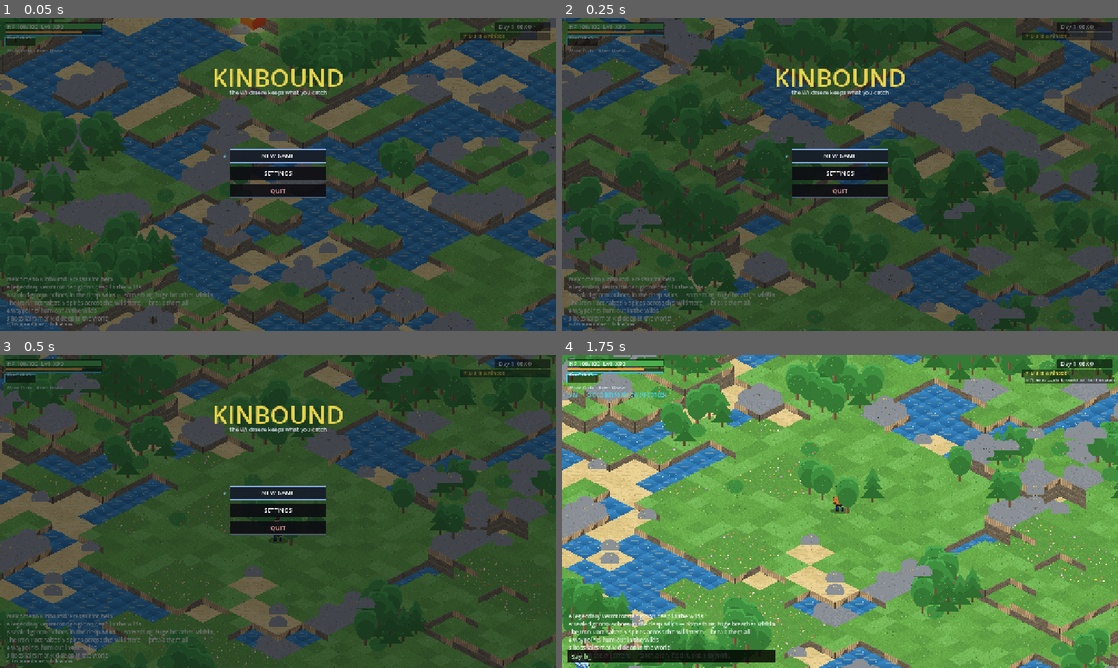
Above: before the commit, frames 1-4 (two rows, left to right).
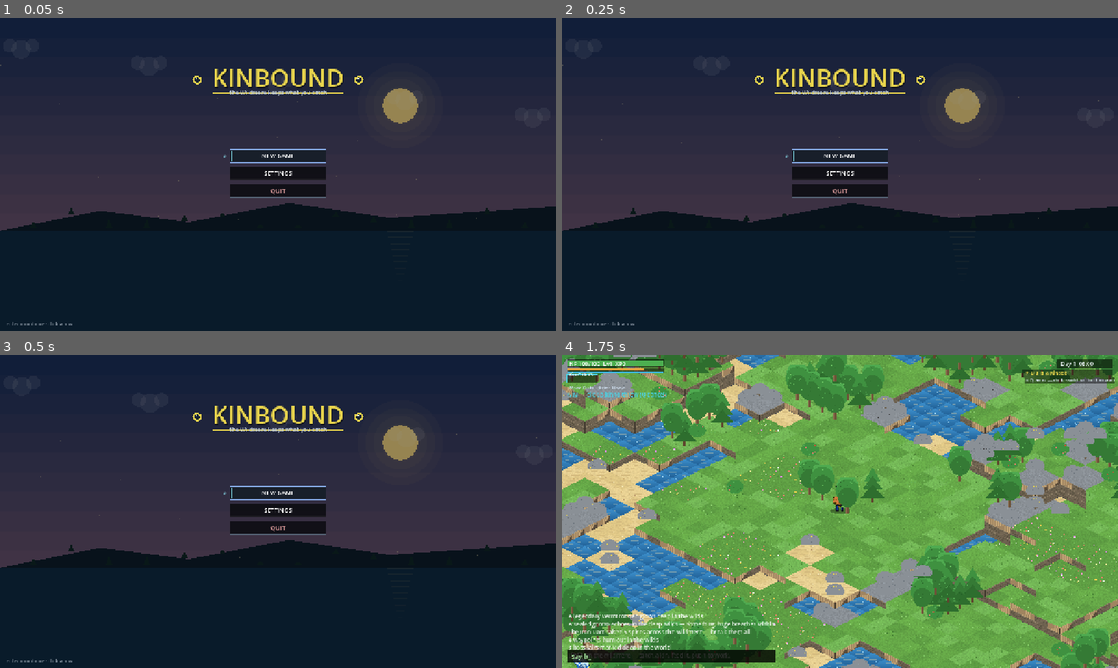
Above: after the commit, the same moments.

Repository: biggameking/PLG
Game: Godot game, scene res://scenes/main.tscn
Two runs of this game, one before a commit and one after it. Both use one fixed random seed, a clock stepped at 60 frames per second and the inputs below.
Inputs (mouse positions are in pixels of both pictures, inside the frame that each line leads up to):
- Up to frame 1 (0.05 s): no input
- Up to frame 2 (0.25 s): no input
- Up to frame 3 (0.5 s): no input
- Up to frame 4 (1.75 s): tap Enter (ui_accept) at 0.5, 0.77 s; move the mouse to (962, 495) at 0.52 s; hold D (move_right) 0.53-1.25 s; hold Q (aim) 0.53-1.25 s; click (962, 495) at 0.67 s; tap B (build) at 0.8 s; drag from (728, 527) to (812, 574) at 1.27 s

The runs differ from the first frame. In frame 1, 86% of the frame differs, in the area x 0-100%, y 0-100%; in frame 2, 89%; in frame 3, 91%; in frame 4, nothing differs.

Commit message:
S20: title dawn scene + panel chrome + melodic pads
- draw_title_sky: procedural animated dawn (sky/sea/island/motes) over game.t
- wordmark gold rule + orb sigils; row separators/ticks; pause header rule
- SfxLib.pad arp layer: plucked chord-tone walk inside the seamless loop

Diff:
--- a/src/game.gd
+++ b/src/game.gd
@@ -224,14 +224,14 @@
 	# ambient score: day and night pad loops crossfaded on the Music bus —
 	# no assets, synthesized at boot like the SFX bank
 	music_day = AudioStreamPlayer.new()
-	music_day.stream = SfxLib.pad([[220.0, 277.2, 329.6], [174.6, 220.0, 261.6], [196.0, 246.9, 293.7], [164.8, 220.0, 261.6]])
+	music_day.stream = SfxLib.pad([[220.0, 277.2, 329.6], [174.6, 220.0, 261.6], [196.0, 246.9, 293.7], [164.8, 220.0, 261.6]], 6.0, 0.13, 0.75, 0.05)
 	music_day.bus = "Music"
 	music_day.volume_db = -10.0
 	add_child(music_day)
 	if audio_live:
 		music_day.play()
 	music_night = AudioStreamPlayer.new()
-	music_night.stream = SfxLib.pad([[146.8, 174.6, 220.0], [130.8, 155.6, 196.0], [110.0, 146.8, 174.6], [123.5, 164.8, 196.0]])
+	music_night.stream = SfxLib.pad([[146.8, 174.6, 220.0], [130.8, 155.6, 196.0], [110.0, 146.8, 174.6], [123.5, 164.8, 196.0]], 6.0, 0.12, 1.0, 0.04)
 	music_night.bus = "Music"
 	music_night.volume_db = -80.0
 	add_child(music_night)
@@ -240,7 +240,7 @@
 	# the danger layer: a low minor drone that swallows the pastoral pads when
 	# a raid wave, gauntlet or phase-two boss is on the field
 	music_danger = AudioStreamPlayer.new()
-	music_danger.stream = SfxLib.pad([[110.0, 130.8, 164.8], [103.8, 123.5, 155.6], [98.0, 116.5, 146.8], [110.0, 138.6, 164.8]])
+	music_danger.stream = SfxLib.pad([[110.0, 130.8, 164.8], [103.8, 123.5, 155.6], [98.0, 116.5, 146.8], [110.0, 138.6, 164.8]], 6.0, 0.14, 0.3, 0.07)
 	music_danger.bus = "Music"
 	music_danger.volume_db = -80.0
 	add_child(music_danger)
--- a/src/hud.gd
+++ b/src/hud.gd
@@ -795,19 +795,70 @@
 	var hov := (game.state != "play" or game.panel != "") and click_rects.size() == menu_sel # cursor row glows
 	draw_rect(rr, Color(0.09, 0.12, 0.16, 0.95) if hov else Color(0.05, 0.05, 0.07, 0.9))
 	draw_rect(rr, Color(0.35, 0.42, 0.5, 0.8), false, 1.0)
+	if hov:
+		draw_rect(Rect2(rr.position + Vector2(2, 4), Vector2(3, 22)), Color("#8ef0ff")) # cursor tick — the eye finds the live row before the border
+	draw_rect(Rect2(cx - w / 2 + 1, y + 29, w - 2, 1), Color(1, 1, 1, 0.05)) # row separator — list rhythm without noise
 	click_rects.append({"rect": rr, "act": act, "arg": null})
 	var tl := tr(label)
 	draw_string(font, Vector2(cx - font.get_string_size(tl, HORIZONTAL_ALIGNMENT_LEFT, -1, 14).x / 2, y + 20), tl,
 		HORIZONTAL_ALIGNMENT_LEFT, -1, 14, col)
 	return y + 40
 
+func draw_title_sky(r: Vector2) -> void:
+	# procedural dawn over the Wildmere — the title should read as a place,
+	# not a menu on a dim rectangle. All motion runs off game.t: same seeds,
+	# same frame, on any machine.
+	var t := game.t
+	var sky_top := Color(0.10, 0.18, 0.34)
+	var sky_bot := Color(0.58, 0.40, 0.46)
+	for i in 16:
+		draw_rect(Rect2(0, r.y * i / 16.0, r.x, r.y / 16.0 + 1.0), sky_top.lerp(sky_bot, i / 15.0))
+	var sun := Vector2(r.x * 0.72, r.y * 0.28)
+	for ring in 4:
+		draw_circle(sun, 44.0 + ring * 18.0, Color(1.0, 0.85, 0.45, 0.045))
+	draw_circle(sun, 40.0, Color(1.0, 0.87, 0.5))
+	for c in 5: # clouds — each on its own slow lane, wrapping forever
+		var cxx := fposmod(r.x * (0.08 + c * 0.23) + t * (4.0 + c * 1.3), r.x + 160.0) - 80.0
+		var cyy := r.y * (0.10 + c * 0.055)
+		for b in 3:
+			draw_circle(Vector2(cxx + b * 26.0, cyy - absf(b - 1) * 8.0),
+				22.0 - absf(b - 1) * 6.0, Color(1, 1, 1, 0.10))
+	var sea_y := r.y * 0.68
+	draw_rect(Rect2(0, sea_y, r.x, r.y - sea_y), Color(0.05, 0.16, 0.24))
+	for g in 9: # sun path on the water
+		var gw := 60.0 - g * 6.0
+		draw_rect(Rect2(sun.x - gw / 2, sea_y + g * 14.0, gw, 3.0), Color(1.0, 0.85, 0.5, 0.10 - g * 0.008))
+	draw_polygon(PackedVector2Array([Vector2(0, sea_y), Vector2(r.x * 0.18, sea_y - 46),
+		Vector2(r.x * 0.34, sea_y - 20), Vector2(r.x * 0.52, sea_y - 64),
+		Vector2(r.x * 0.7, sea_y - 30), Vector2(r.x, sea_y - 56), Vector2(r.x, sea_y)]),
+		PackedColorArray([Color(0.04, 0.10, 0.14)])) # the island ridge the whole game happens on
+	for tri in 14: # tree spikes — cheap silhouette, reads as forest at a glance
+		var tx := r.x * (0.06 + tri * 0.068)
+		var th := 14.0 + sin(tri * 7.0) * 8.0
+		var ty := sea_y - 8.0 - 30.0 * maxf(0.0, sin(tri * 1.7))
+		draw_colored_polygon(PackedVector2Array([Vector2(tx, ty - th), Vector2(tx - 7, ty), Vector2(tx + 7, ty)]),
+			Color(0.05, 0.14, 0.12))
+	for m in 18: # motes drifting up off the water
+		var mx := fposmod(m * 137.0 + t * 6.0, r.x)
+		var my := r.y * 0.15 + fposmod(m * 89.0 + t * 3.0, r.y * 0.5)
+		draw_circle(Vector2(mx, my), 1.2, Color(1, 0.95, 0.7, 0.35))
+	draw_rect(Rect2(Vector2.ZERO, r), Color(0.02, 0.03, 0.06, 0.42)) # vignette — menu contrast over the scene
+
 func draw_title(r: Vector2) -> void:
-	draw_rect(Rect2(Vector2.ZERO, r), Color(0.02, 0.03, 0.05, 0.55))
+	draw_title_sky(r)
 	var cx := r.x / 2
 	var ty := r.y * 0.22
 	var brand := tr("Kinbound").to_upper() # the logo rides the locale table like everything else
-	draw_string(font, Vector2(cx - font.get_string_size(brand, HORIZONTAL_ALIGNMENT_LEFT, -1, 56).x / 2, ty), brand,
+	var bw := font.get_string_size(brand, HORIZONTAL_ALIGNMENT_LEFT, -1, 56).x
+	draw_string(font, Vector2(cx - bw / 2 + 2, ty + 2), brand, HORIZONTAL_ALIGNMENT_LEFT, -1, 56, Color(0, 0, 0, 0.55))
+	draw_string(font, Vector2(cx - bw / 2, ty), brand,
 		HORIZONTAL_ALIGNMENT_LEFT, -1, 56, Color("#e8d44d"))
+	draw_rect(Rect2(cx - bw / 2, ty + 12, bw, 3), Color("#e8d44d")) # the gold rule under the wordmark
+	for orb in [-1, 1]: # the orb motif flanking the mark — the game's own sigil
+		var ox: float = cx + orb * (bw / 2 + 34.0)
+		draw_circle(Vector2(ox, ty - 16), 10, Color("#e8d44d"))
+		draw_circle(Vector2(ox, ty - 16), 6, Color(0.08, 0.14, 0.2))
+		draw_circle(Vector2(ox - 2, ty - 19), 2, Color(1, 1, 1, 0.85))
 	var tagline := tr("the Wildmere keeps what you catch")
 	draw_string(font, Vector2(cx - font.get_string_size(tagline, HORIZONTAL_ALIGNMENT_LEFT, -1, 13).x / 2, ty + 18), tagline,
 		HORIZONTAL_ALIGNMENT_LEFT, -1, 13, Color(0.75, 0.8, 0.85))
@@ -823,8 +874,10 @@
 	draw_rect(Rect2(Vector2.ZERO, r), Color(0.02, 0.03, 0.05, 0.6))
 	var cx := r.x / 2
 	var ptxt := tr("MENU — the world keeps running") if game.net_live() else tr("PAUSED")
-	draw_string(font, Vector2(cx - font.get_string_size(ptxt, HORIZONTAL_ALIGNMENT_LEFT, -1, 40).x / 2, r.y * 0.3), ptxt,
+	var pw := font.get_string_size(ptxt, HORIZONTAL_ALIGNMENT_LEFT, -1, 40).x
+	draw_string(font, Vector2(cx - pw / 2, r.y * 0.3), ptxt,
 		HORIZONTAL_ALIGNMENT_LEFT, -1, 40, Color("#e8d44d"))
+	draw_rect(Rect2(cx - pw / 2, r.y * 0.3 + 6, pw, 2), Color(0.91, 0.83, 0.30, 0.4)) # gold rule under the header
 	var y := r.y * 0.42
 	y = menu_row(cx, y, 220, "RESUME", "resume")
 	y = menu_row(cx, y, 220, "SAVE GAME", "m_save")
--- a/src/sfx.gd
+++ b/src/sfx.gd
@@ -40,8 +40,10 @@
 	return s
 
 # looping ambient pad — chords crossfade inside each bar, frequencies are
-# quantized to whole cycles per bar so the loop wraps seamlessly
-static func pad(chords: Array, bar := 6.0, vol := 0.13) -> AudioStreamWAV:
+# quantized to whole cycles per bar so the loop wraps seamlessly. arp_step>0
+# layers a plucked voice walking the chord tones — the drone gets a melody
+# without leaving the loop (note slots land on buffer boundaries).
+static func pad(chords: Array, bar := 6.0, vol := 0.13, arp_step := 0.0, arp_vol := 0.05) -> AudioStreamWAV:
 	var n := int(RATE * bar * chords.size())
 	var data := PackedByteArray()
 	data.resize(n)
@@ -51,6 +53,7 @@
 		for f in ch:
 			qc.append(round(float(f) * bar) / bar)
 		q.append(qc)
+	var arp_pat := [0, 1, 2, 1, 0, 2, 1, 2] # chord-tone walk — reads like a line, not an arpeggiator demo
 	for i in n:
 		var t := float(i) / RATE
 		var ci := int(t / bar)
@@ -63,8 +66,14 @@
 			s += sin(TAU * f * lt) * out_env
 		for f in q[(ci + 1) % q.size()]:
 			s += sin(TAU * f * lt) * in_env
+		var v := vol * s / 3.0
+		if arp_step > 0.0:
+			var ni := int(t / arp_step)
+			var nt := t - ni * arp_step
+			var tone: float = q[ci][arp_pat[ni % arp_pat.size()] % q[ci].size()] * 2.0
+			v += arp_vol * exp(-6.0 * nt / arp_step) * (sin(TAU * tone * t) + 0.3 * sin(TAU * tone * 2.0 * t))
 		# gentle attack at t=0 keeps the sample edge quiet
-		data[i] = int(128 + 127 * vol * s / 3.0 * minf(1.0, t * 2.0))
+		data[i] = int(128 + 127 * v * minf(1.0, t * 2.0))
 	var st := AudioStreamWAV.new()
 	st.format = AudioStreamWAV.FORMAT_8_BITS
 	st.mix_rate = RATE
--- a/tools/smoke_test.gd
+++ b/tools/smoke_test.gd
@@ -4355,6 +4355,11 @@
 
 	# ---- S5: ambient score ----
 	check("music loops", game.music_day.stream != null and game.music_day.stream.loop_mode == AudioStreamWAV.LOOP_FORWARD and game.music_day.playing == game.audio_live)
+	check("pads carry melody", game.music_danger.stream != null
+		and game.music_day.stream.data.size() == game.music_day.stream.loop_end
+		and game.music_danger.stream.data != game.music_day.stream.data) # arp layer must land inside the loop, not past it
+	check("pads are distinct voices", game.music_day.stream.data != game.music_night.stream.data
+		and game.music_night.stream.data != game.music_danger.stream.data)
 	game.tod = 22.0; game.tick_music(1.0)
 	# night fade: while the danger drone owns the mix both pastoral pads duck —
 	# the crossfade contract is day-ducked always, night-up only when calm
Not shown, changed: ROADMAP.md
Not shown, changed: docs/reviews/launch-sweep.md
